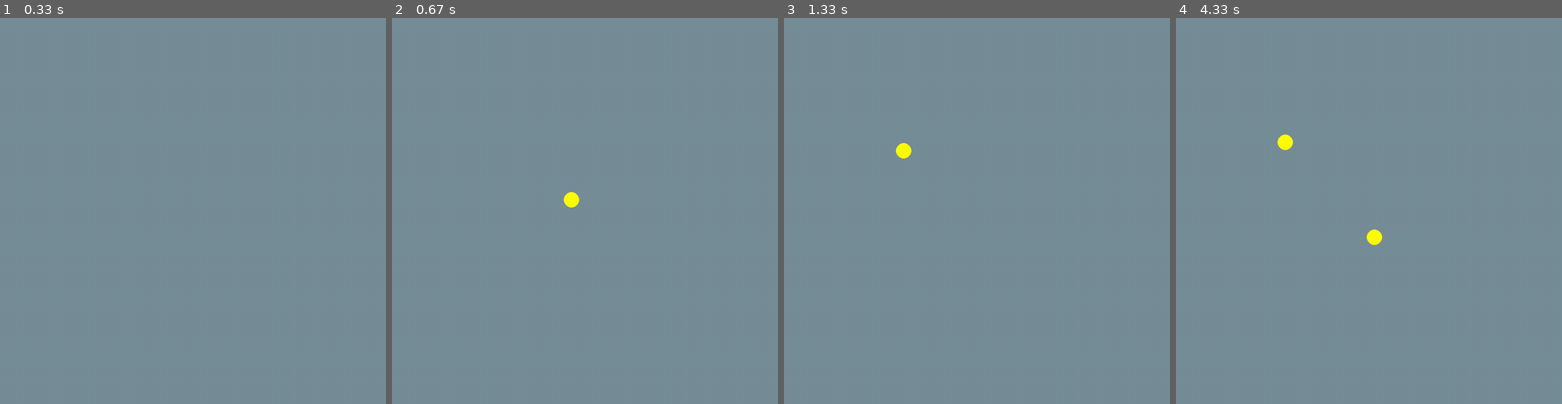
Above: before the commit, frames 1-4 (left to right).
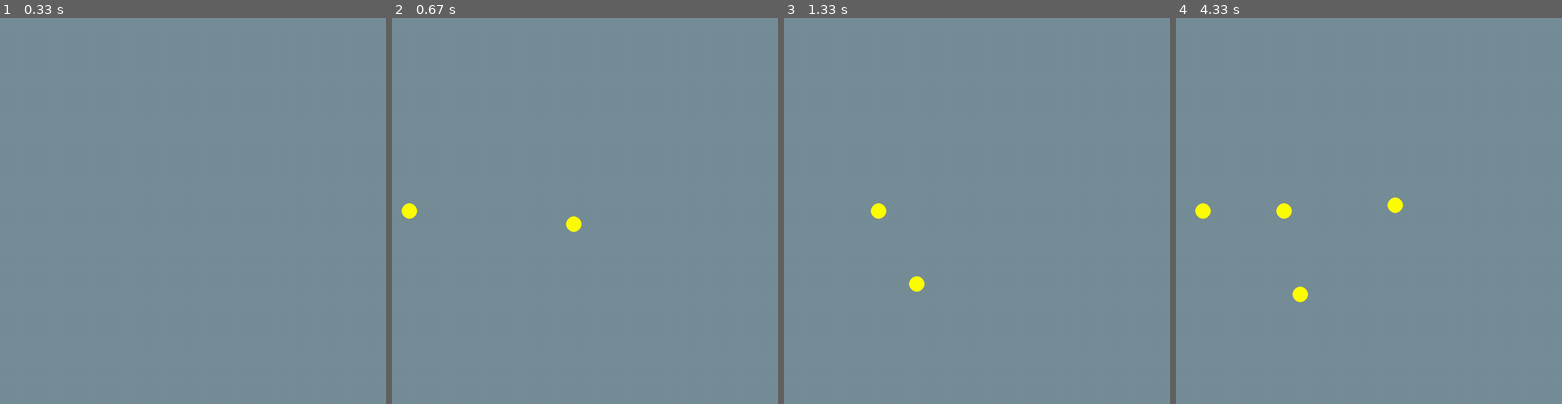
Above: after the commit, the same moments.

Repository: scartwright91/pygame-tutorials
Game: pygame game, started from projectiles/main.py
Same seed, same stepped clock (60 frames per second), same inputs: the game is played once before the commit and once after it.
Inputs (mouse positions are in pixels of both pictures, inside the frame that each line leads up to):
- Up to frame 1 (0.33 s): no input
- Up to frame 2 (0.67 s): hold Space from 0.33 s (still down); move the mouse to (569, 226) at 0.37 s
- Up to frame 3 (1.33 s): release Space at 0.8 s
- Up to frame 4 (4.33 s): tap Space at 3.4, 3.8, 4.1 s; move the mouse to (1507, 180) at 3.77 s

Frame 1 is identical in both runs. In frame 2, 0.4% of the frame differs, in the area x 2-50%, y 45-56%; in frame 3, 0.4%; in frame 4, 0.8%, in the area x 5-59%, y 30-74%.

Commit message:
Updated code with simpler calculation

Diff:
--- a/projectiles/main.py
+++ b/projectiles/main.py
@@ -28,6 +28,10 @@
         timer = pg.time.get_ticks()
         projectiles.append(
             # add projectile here
+            BasicProjectile([0, 500], axis = "x")
+        )
+        projectiles.append(
+            # add projectile here
             LinearProjectile([500, 500], mouse_pos)
         )
 
--- a/projectiles/projectiles.py
+++ b/projectiles/projectiles.py
@@ -26,9 +26,8 @@
     def __init__(self, pos, target_pos):
         self.pos = pos
         self.x_delta = (target_pos[0] - pos[0])
-        self.y_delta = -(target_pos[1] - pos[1])
+        self.y_delta = (target_pos[1] - pos[1])
         self.theta = math.atan2(self.y_delta, self.x_delta)
-        print(180*self.theta/math.pi)
         self.speed = 5
 
     def update(self):
@@ -37,8 +36,8 @@
         h = self.speed
 
         # Calculate incremental changes x and y
-        x_increment = h * math.sin(self.theta)
-        y_increment = h * math.cos(self.theta)
+        x_increment = h * math.cos(self.theta)
+        y_increment = h * math.sin(self.theta)
 
         # update projectile's position
         self.pos[0] += x_increment
Not shown, added: projectiles/README.md
